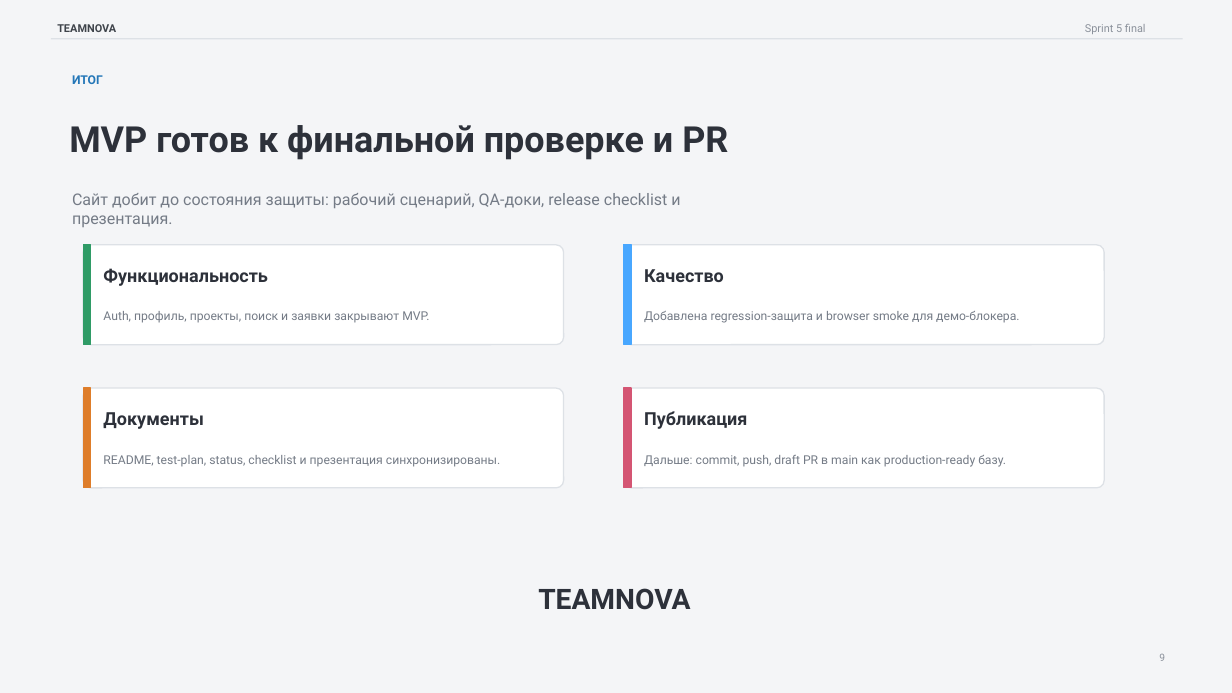
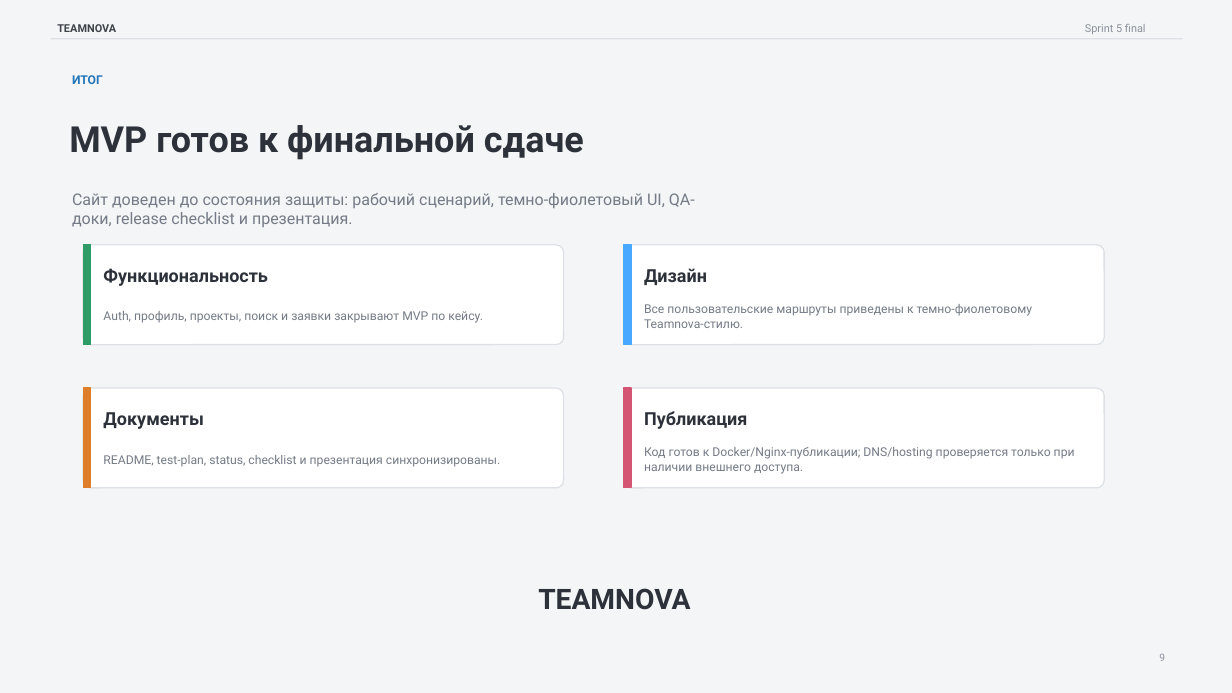
Before and after one commit to SkliarovaAnastasiia357/project_pract, a slide deck: slide 9 of docs/presentation/teamnova-final-sprint5.pptx. Drawn at 1232x693 pixels with LibreOffice and Linux fonts; fonts in the diff are those of the drawing. Boxes give left, top, right and bottom in pixels: in the first picture for what was removed or moved away, otherwise in the second. Text is boxed around its words. In the diff, an @@ line names an element or a change of style, - is before the commit and + after.

Commit message:
docs(final): record release verification

```diff
--- a/docs/presentation/teamnova-final-sprint5.pptx
+++ b/docs/presentation/teamnova-final-sprint5.pptx
@@ text at <box>69,125,584,160</box>: text changed @@
-MVP готов к финальной проверке и PR
+MVP готов к финальной сдаче
@@ text at <box>72,193,695,227</box>: text changed @@
-Сайт добит до состояния защиты: рабочий сценарий, QA-доки, release checklist и презентация.
+Сайт доведен до состояния защиты: рабочий сценарий, темно-фиолетовый UI, QA-доки, release checklist и презентация.
@@ text at <box>644,268,707,285</box>: text changed @@
-Качество
+Дизайн
@@ text at <box>103,311,483,323</box>: text changed @@
-Auth, профиль, проекты, поиск и заявки закрывают MVP.
+Auth, профиль, проекты, поиск и заявки закрывают MVP по кейсу.
@@ text at <box>644,304,1032,328</box>: text changed @@
-Добавлена regression-защита и browser smoke для демо-блокера.
+Все пользовательские маршруты приведены к темно-фиолетовому Teamnova-стилю.
@@ text at <box>644,447,1075,474</box>: text changed @@
-Дальше: commit, push, draft PR в main как production-ready базу.
+Код готов к Docker/Nginx-публикации; DNS/hosting проверяется только при наличии внешнего доступа.
```
Also in this commit, not shown: 1 slide added, 7 other files.
